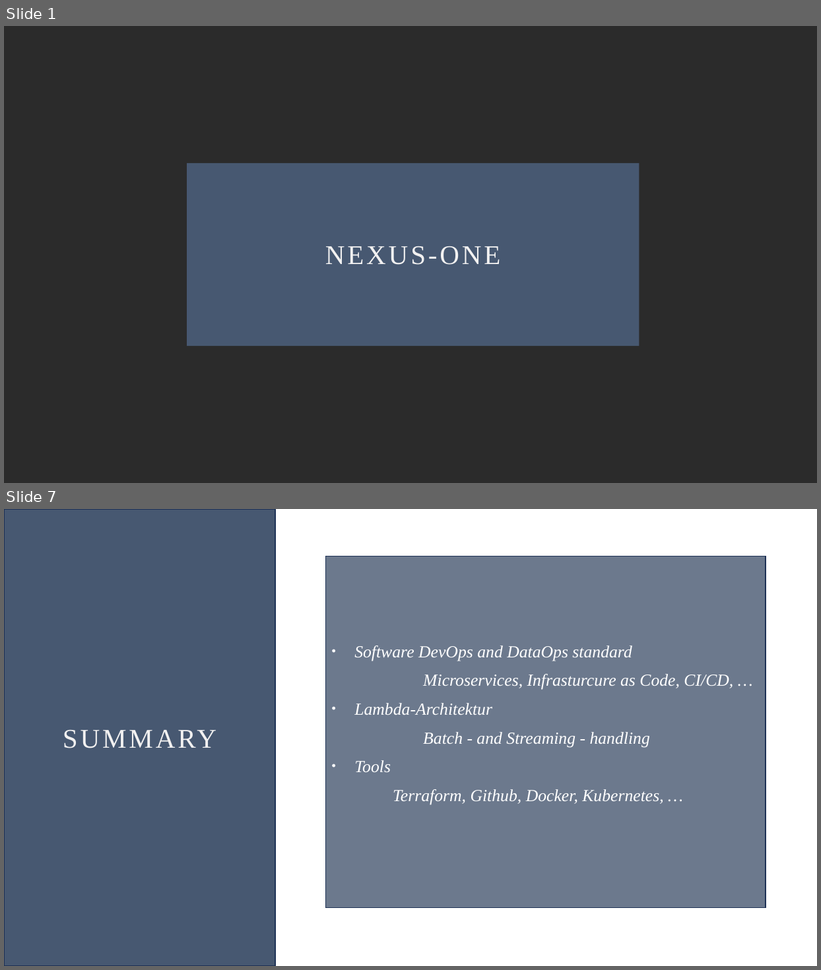
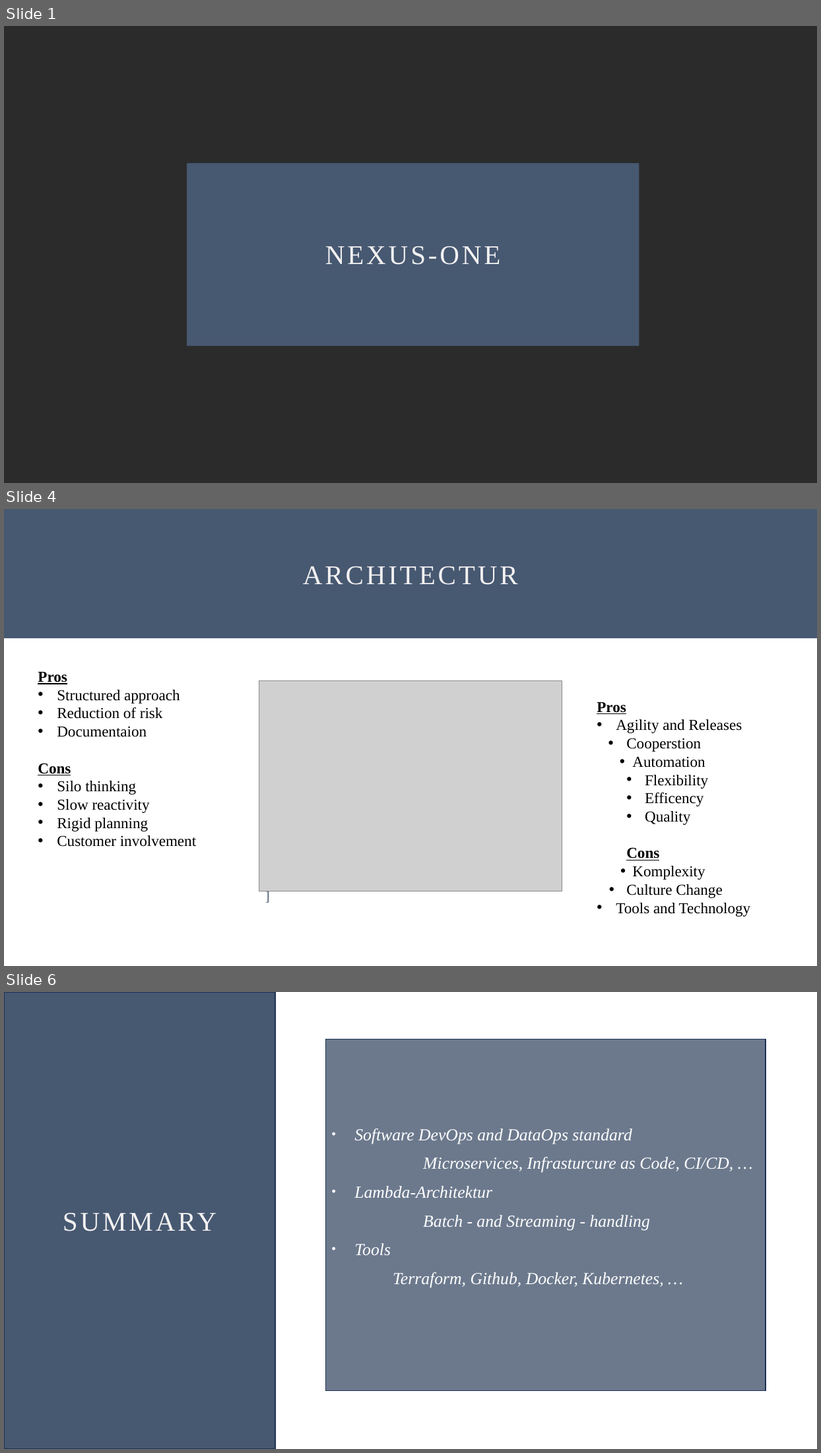
Before and after one commit to Oddl42/Software-Engineering-DLMDWSEDW01, a slide deck: Präsentation/20240725_Willkens_Tim_IU14073577_DLMDWSEDW01.pptx. Shown one above the other, each under a label of ours: slides 1 and 7 before the commit, slides 1, 4 and 6 after it; the slides between them are not shown. The pictures are 821x970 and 821x1453 pixels, drawn with LibreOffice and Linux fonts; fonts in the diff are those of the drawing; grey boxes stand for pictures; background and template pictures are left out; a plain dark background stands for a picture behind light text. Boxes give left, top, right and bottom in pixels: in the first picture for what was removed or moved away, otherwise in the second. Text is boxed around its words. In the diff, an @@ line names an element or a change of style, - is before the commit and + after.

```diff
--- a/Präsentation/20240725_Willkens_Tim_IU14073577_DLMDWSEDW01.pptx
+++ b/Präsentation/20240725_Willkens_Tim_IU14073577_DLMDWSEDW01.pptx
@@ slide 4 added at [4,509,817,966], background #FFFFFF @@
@@ rectangle added at [4,509,817,638], fill #475871, outline #475871 1 pt, 32 pt, text #F2F1F1 @@
+ARCHITECTUR
@@ text added at [38,672,196,847], 18 pt, text #000000 @@
+Pros
+• Structured approach
+• Reduction of risk
+• Documentaion
+Cons
+• Silo thinking
+• Slow reactivity
+• Rigid planning
+• Customer involvement
@@ picture added at [259,681,562,891] @@
@@ text added at [597,702,751,917], 18 pt, text #000000 @@
+Pros
+• Agility and Releases
+• Cooperstion
+• Automation
+• Flexibility
+• Efficency
+• Quality
+Cons
+• Komplexity
+• Culture Change
+• Tools and Technology
@@ what was slide 7 is now slide 6 @@
```
Also in this commit, not shown: 3 slides changed, 1 other slide added, 3 slides removed, 2 other files.
